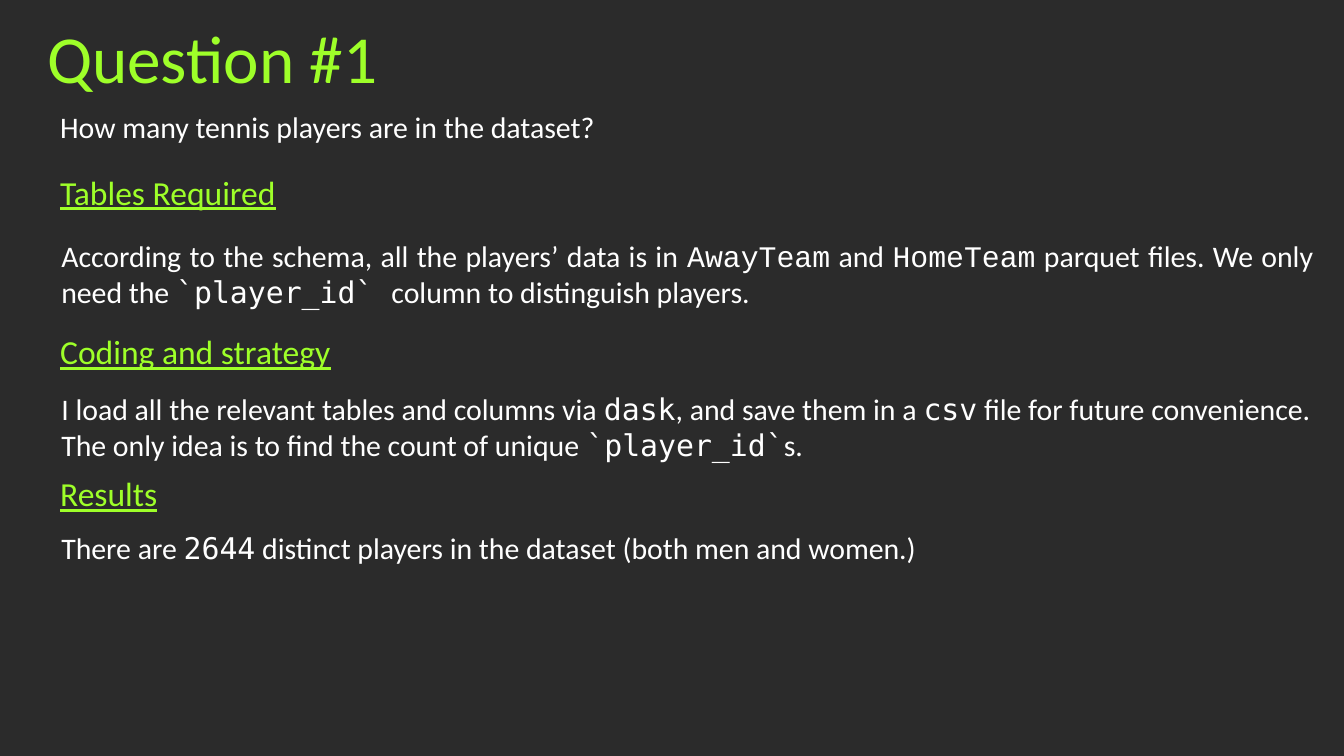
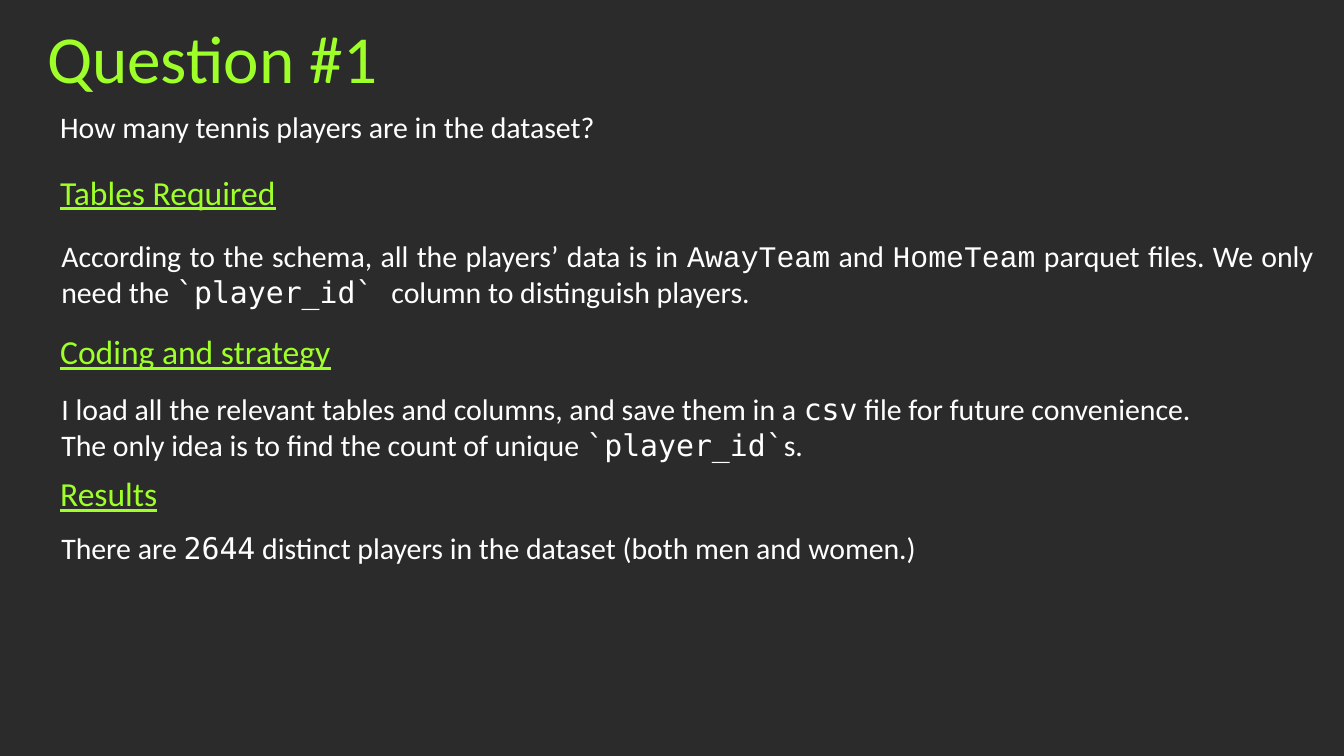
Before and after one commit to HosseinMohammadi00427/Analysis-Project, a slide deck: slide 6 of Mohammadi.pptx. Drawn at 1344x756 pixels with LibreOffice and Linux fonts; fonts in the diff are those of the drawing; background and template pictures are left out; a plain dark background stands for a picture behind light text. Boxes give left, top, right and bottom in pixels: in the first picture for what was removed or moved away, otherwise in the second. Text is boxed around its words. In the diff, an @@ line names an element or a change of style, - is before the commit and + after.

```diff
--- a/Mohammadi.pptx
+++ b/Mohammadi.pptx
@@ text at [61, 399, 1190, 424]: text changed @@
-I load all the relevant tables and columns via dask, and save them in a csv file for future convenience.
+I load all the relevant tables and columns, and save them in a csv file for future convenience.
```
Also in this commit, not shown: 5 other slides changed.
